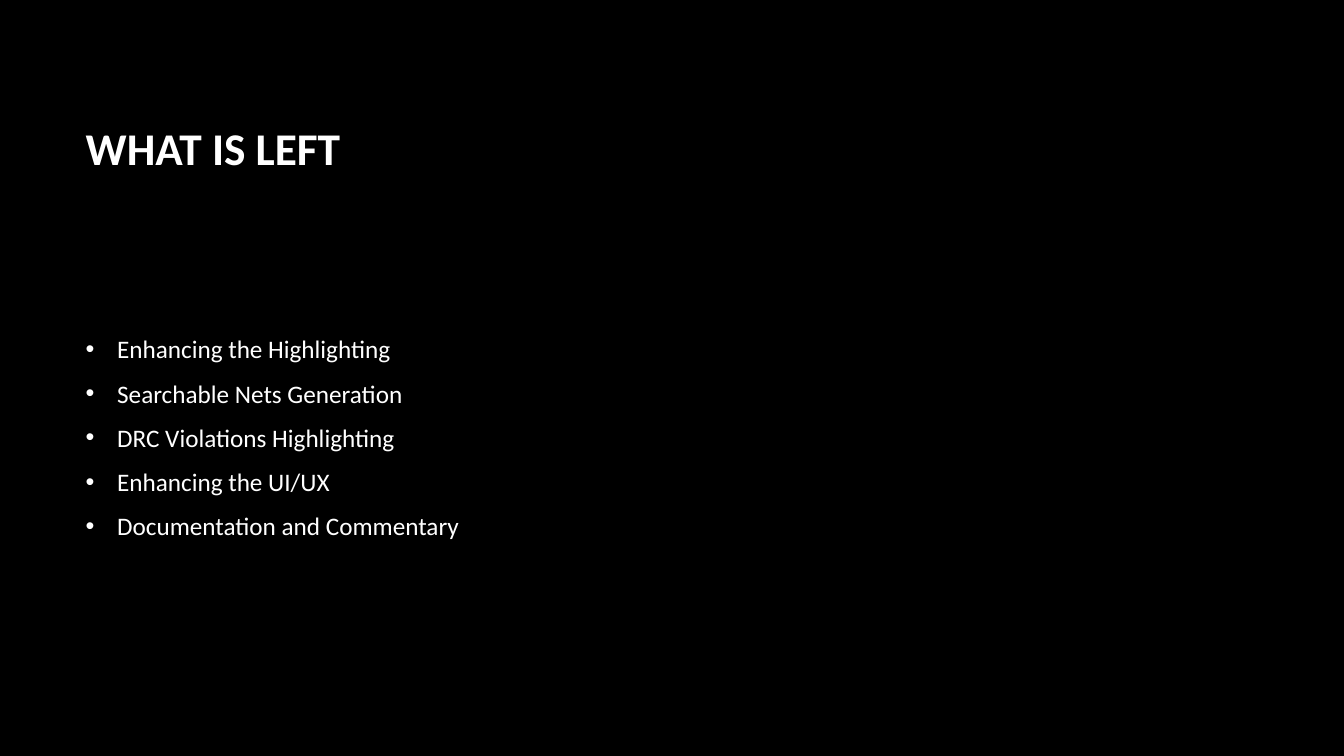
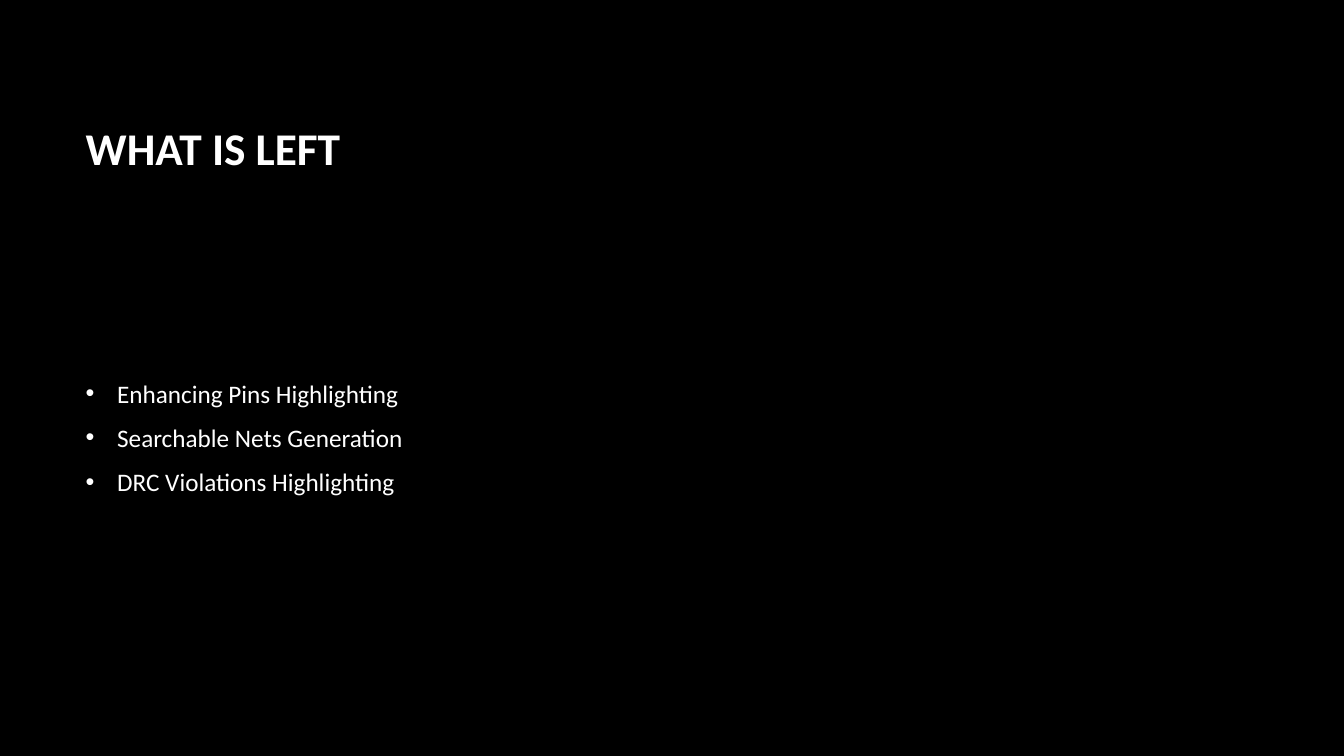
Before and after one commit to MohamedElatroush/DEFTOSVG, a slide deck: slide 4 of MS1 - DD2.pptx. Drawn at 1344x756 pixels with LibreOffice and Linux fonts; fonts in the diff are those of the drawing; background and template pictures are left out. Boxes give left, top, right and bottom in pixels: in the first picture for what was removed or moved away, otherwise in the second. Text is boxed around its words. In the diff, an @@ line names an element or a change of style, - is before the commit and + after.

```diff
--- a/MS1 - DD2.pptx
+++ b/MS1 - DD2.pptx
@@ text at <box>117,385,398,408</box>: text changed @@
-• Enhancing the Highlighting
+• Enhancing Pins Highlighting
@@ text at <box>117,473,459,539</box>: paragraphs removed @@
-• Enhancing the UI/UX
-• Documentation and Commentary
```
Also in this commit, not shown: 1 other slide changed.
